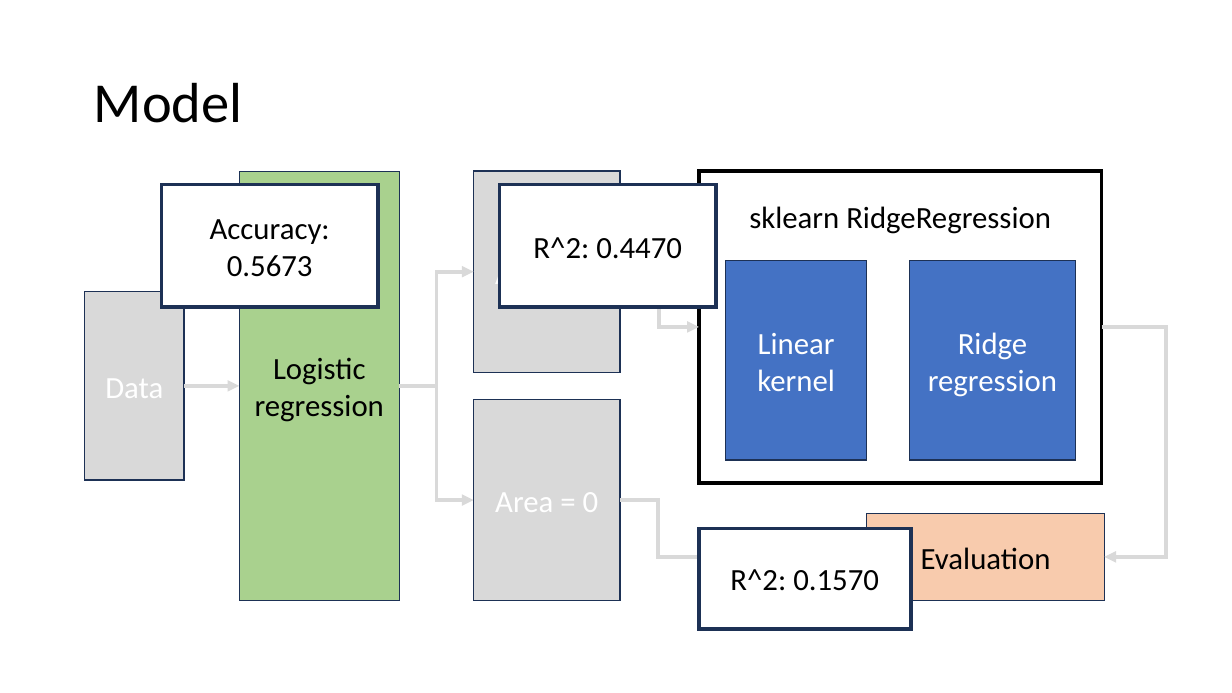
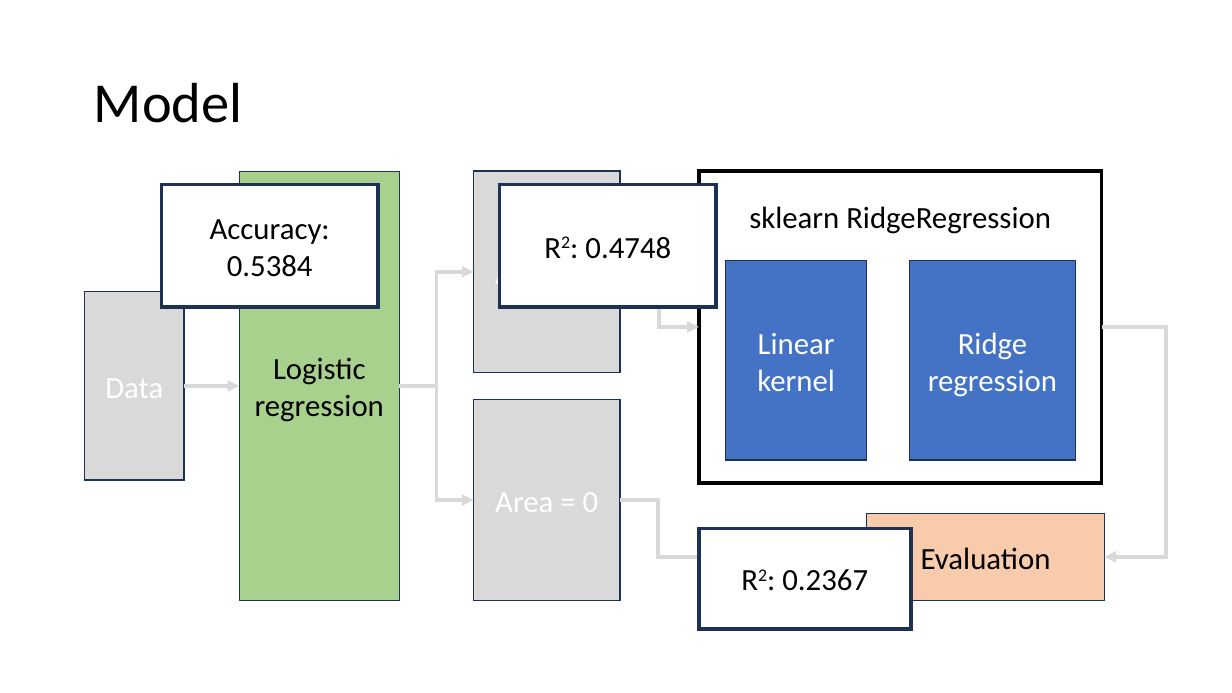
Before and after one commit to doyouwantsometea/IDAML_final, a slide deck: slide 6 of presentation.pptx. Drawn at 1232x693 pixels with LibreOffice and Linux fonts; fonts in the diff are those of the drawing. Boxes give left, top, right and bottom in pixels: in the first picture for what was removed or moved away, otherwise in the second. Text is boxed around its words. In the diff, an @@ line names an element or a change of style, - is before the commit and + after.

```diff
--- a/presentation.pptx
+++ b/presentation.pptx
@@ text in rectangle at [210, 219, 330, 277]: text changed @@
-Accuracy: 0.5673
+Accuracy: 0.5384
@@ text in rectangle at [585, 237, 671, 259]: text changed @@
-R^2: 0.4470
+R2: 0.4748
@@ text in rectangle at [782, 569, 868, 591]: text changed @@
-R^2: 0.1570
+R2: 0.2367
```
Also in this commit, not shown: 2 other slides changed, 1 other file.
